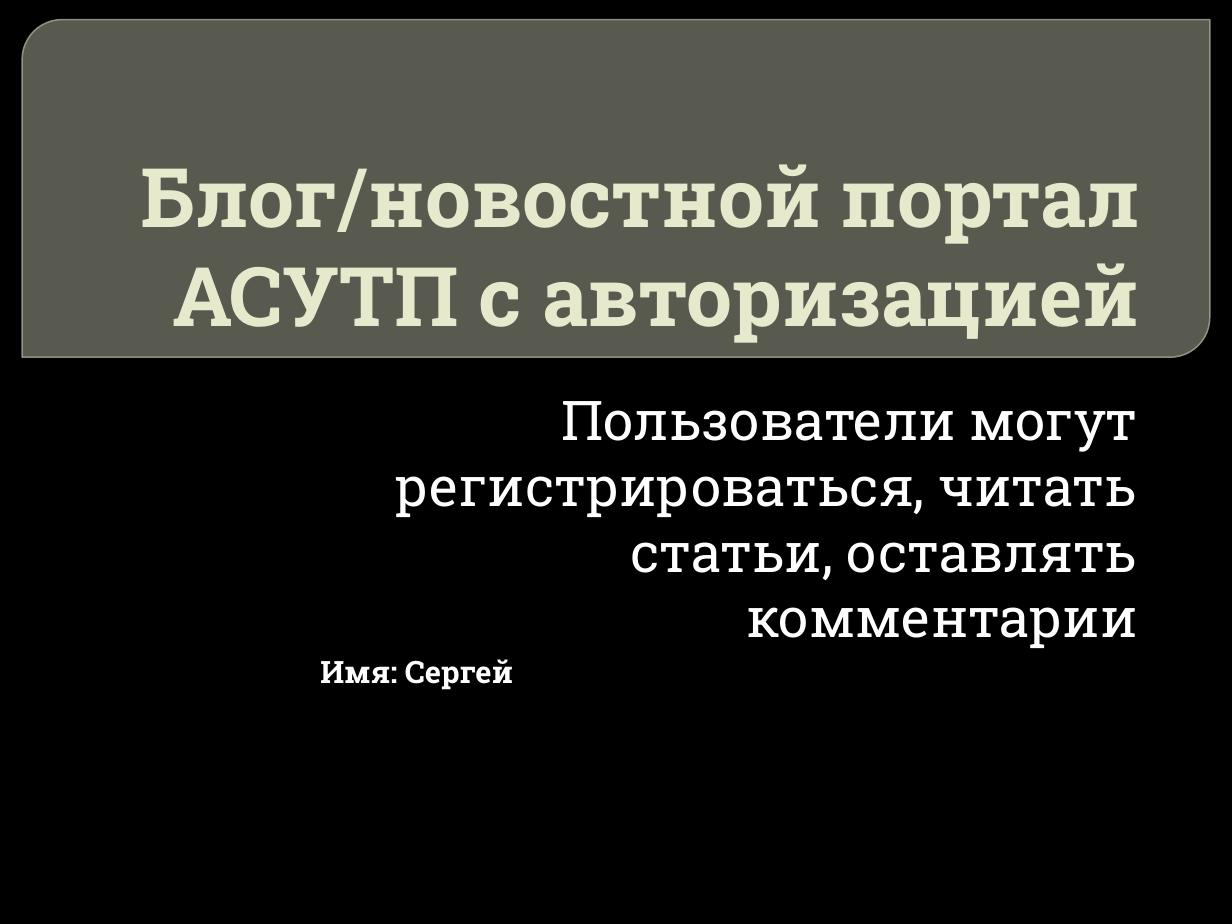
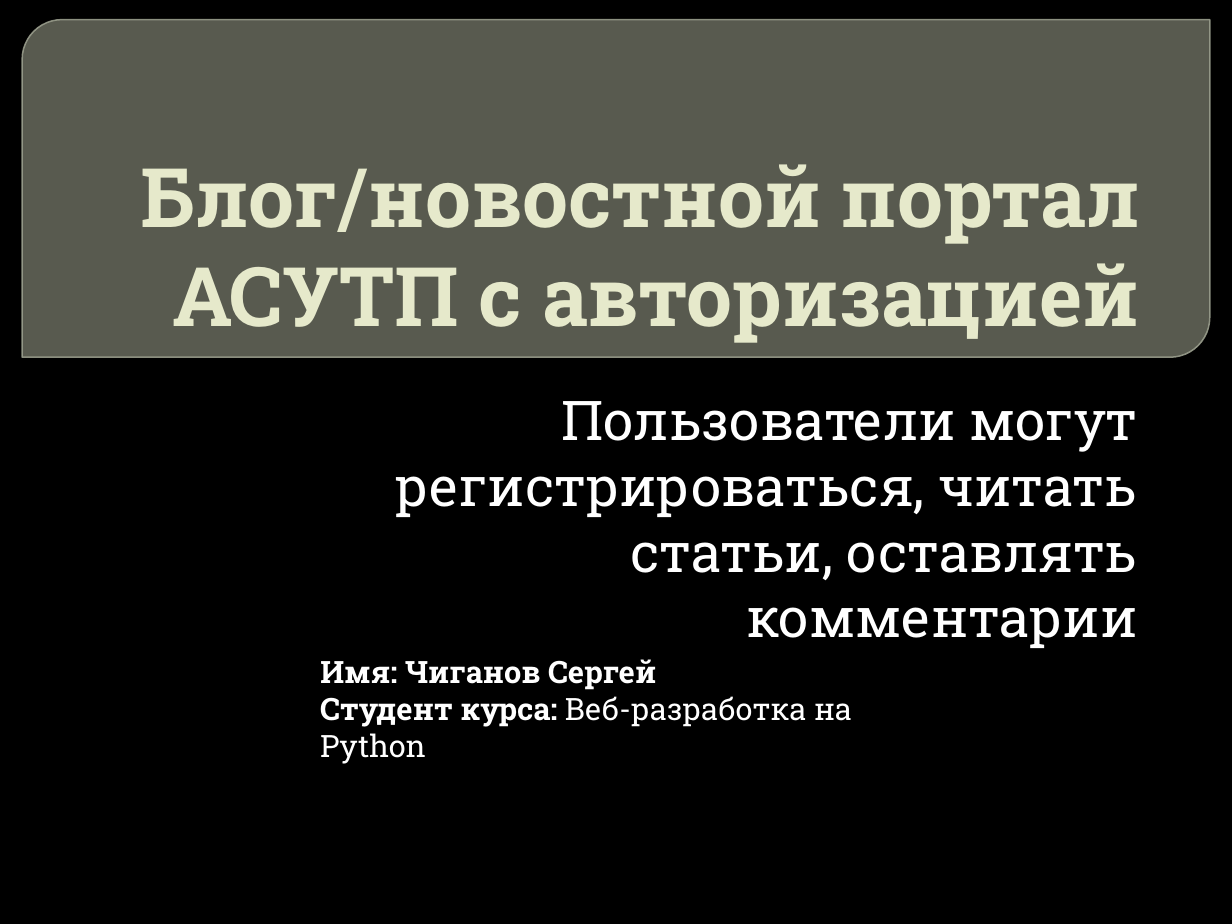
Before and after one commit to serg-12-ctrl/mini-------, a slide deck: slide 1 of Новостной портал.pptx. Drawn at 1232x924 pixels with LibreOffice and Linux fonts; fonts in the diff are those of the drawing; background and template pictures are left out. Boxes give left, top, right and bottom in pixels: in the first picture for what was removed or moved away, otherwise in the second. Text is boxed around its words. In the diff, an @@ line names an element or a change of style, - is before the commit and + after.

```diff
--- a/Новостной портал.pptx
+++ b/Новостной портал.pptx
@@ text at [320,659,852,764]: text changed @@
-Имя: Сергей
+Имя: Чиганов Сергей
+Студент курса: Веб-разработка на Python
```
Also in this commit, not shown: 2 other slides changed, 2 slides added, 2 other files.
